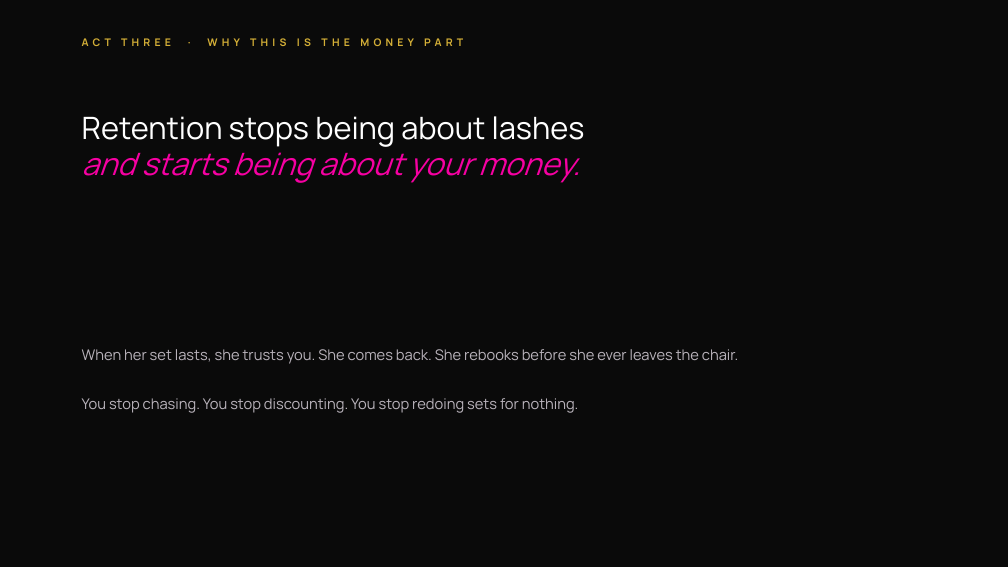
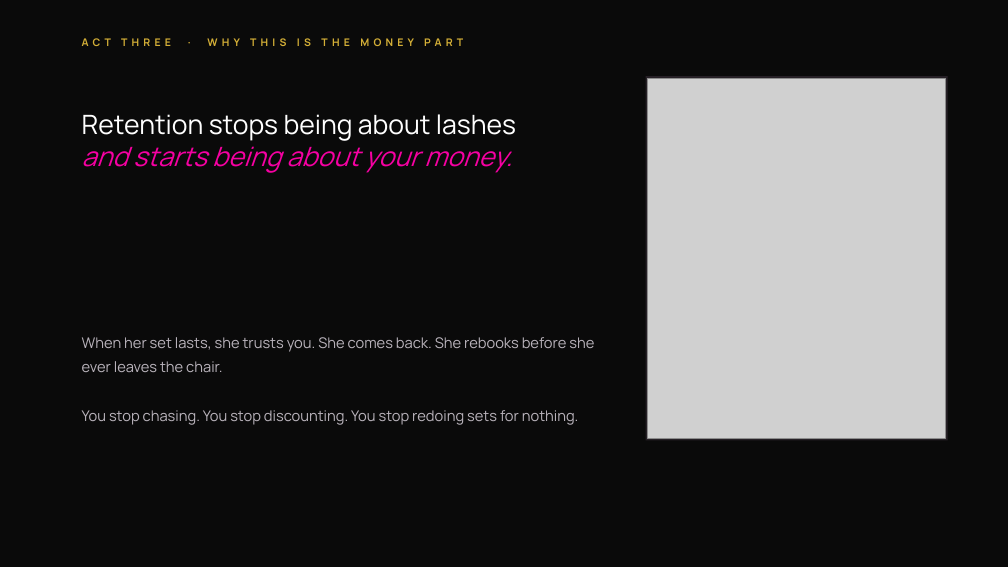
Before and after one commit to destynibeauty-creator/RLU-OFFER, a slide deck: slide 24 of slides/The-Retention-Room.pptx (slide 20 before the commit). Drawn at 1008x567 pixels with LibreOffice and Linux fonts; fonts in the diff are those of the drawing; grey boxes stand for pictures. Boxes give left, top, right and bottom in pixels: in the first picture for what was removed or moved away, otherwise in the second. Text is boxed around its words. In the diff, an @@ line names an element or a change of style, - is before the commit and + after.

```diff
--- a/slides/The-Retention-Room.pptx
+++ b/slides/The-Retention-Room.pptx
@@ rectangle added at [646, 76, 948, 440], fill #262026 @@
@@ picture added at [648, 78, 946, 438] @@
@@ text "Retention stops being about lashes ..." at [82, 114, 516, 173]: size 44 to 38 pt; line spacing 51.9pt to 44.8pt @@
@@ text "When her set lasts, she ..." rewrapped from [82, 349, 738, 413] to [82, 337, 594, 425] @@
```
Also in this commit, not shown: 18 other slides changed, 7 slides added, 1 slide removed, 26 other files.
